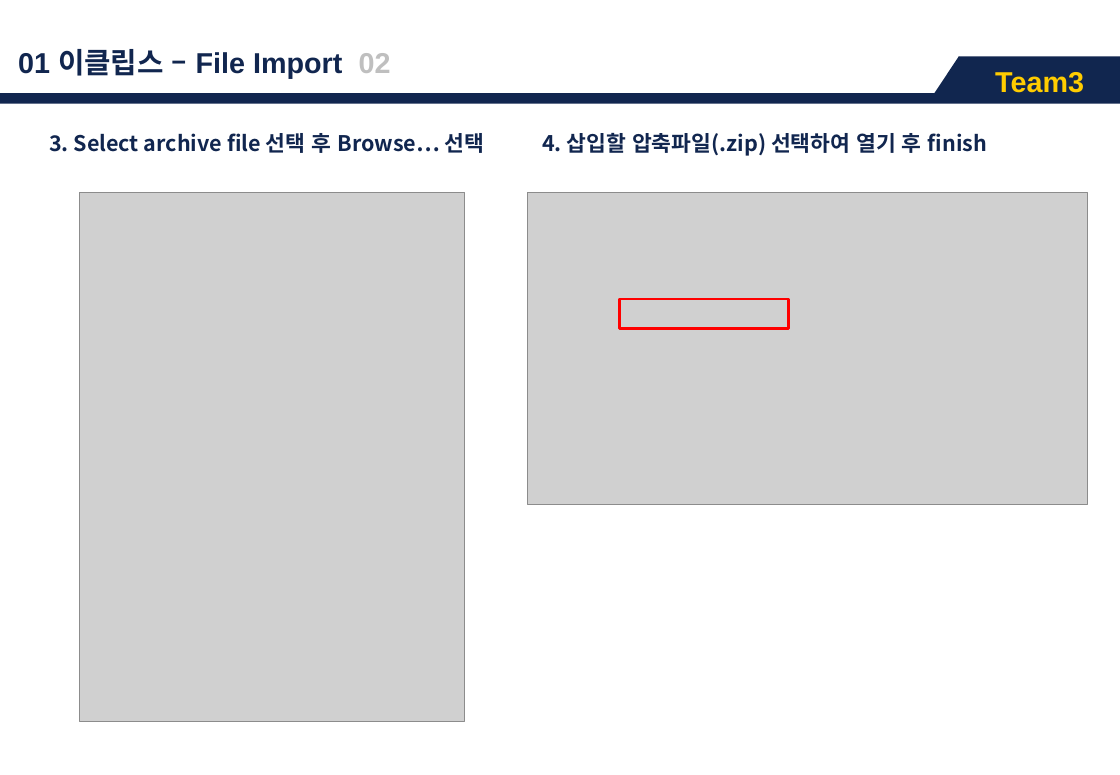
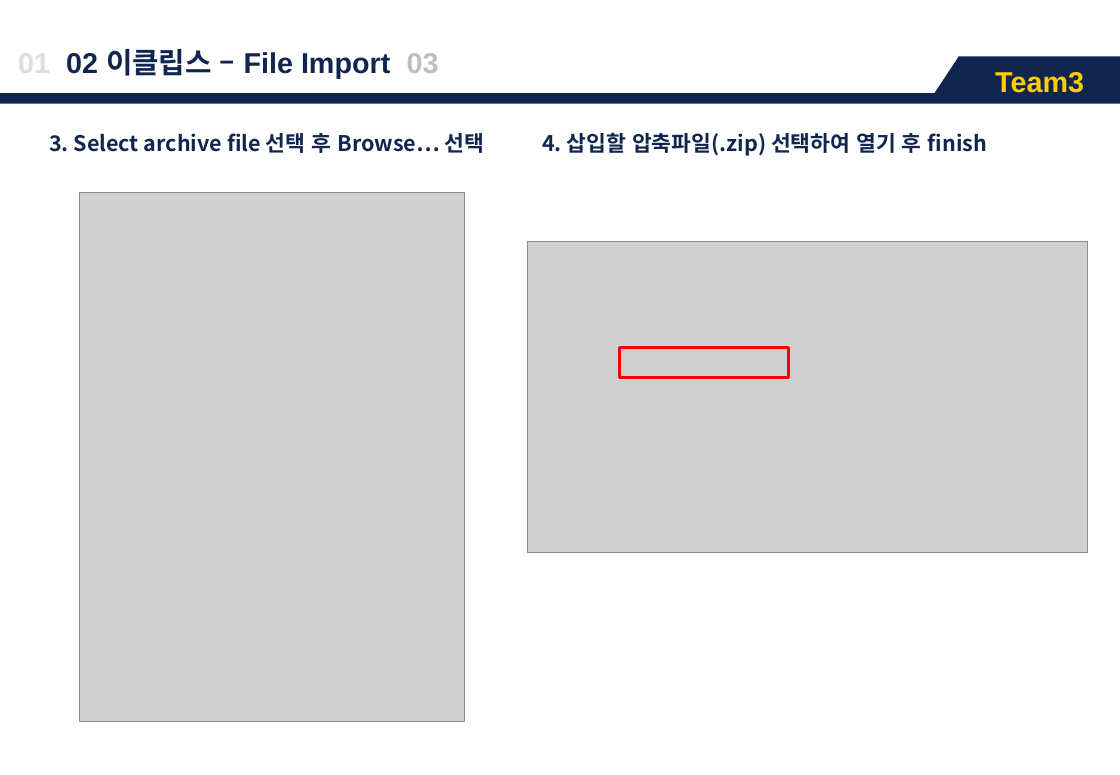
Before and after one commit to ojiyeon/Team3_2, a slide deck: slide 6 of 1_Team3_메뉴얼.pptx (slide 4 before the commit). Drawn at 1120x775 pixels with LibreOffice and Linux fonts; fonts in the diff are those of the drawing; grey boxes stand for pictures. Boxes give left, top, right and bottom in pixels: in the first picture for what was removed or moved away, otherwise in the second. Text is boxed around its words. In the diff, an @@ line names an element or a change of style, - is before the commit and + after.

```diff
--- a/1_Team3_메뉴얼.pptx
+++ b/1_Team3_메뉴얼.pptx
@@ text at (66,49,439,79): text changed @@
-01 이클립스 – File Import 02
+01 02 이클립스 – File Import 03
@@ picture: place and size @@
-picture at (527,192,1088,505)
+picture at (527,241,1088,553)
@@ rectangle: place and size @@
-rectangle at (619,299,789,329)
+rectangle at (619,349,789,379)
```
Also in this commit, not shown: 7 other slides changed, 1 slide added.
